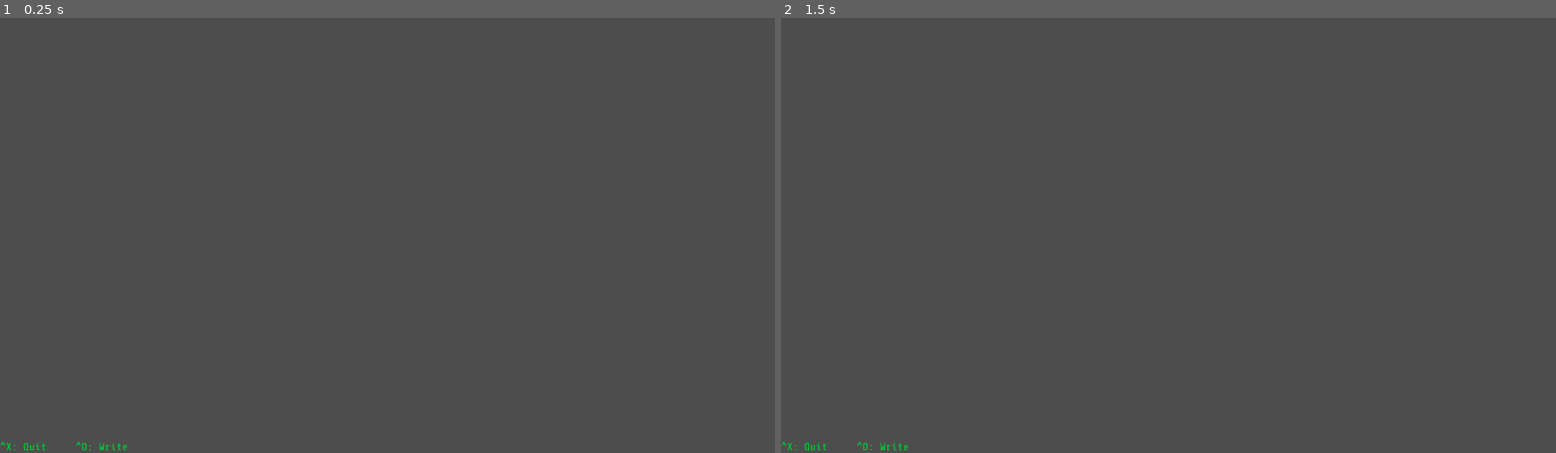
Above: before the commit, frames 1-2 (left to right).
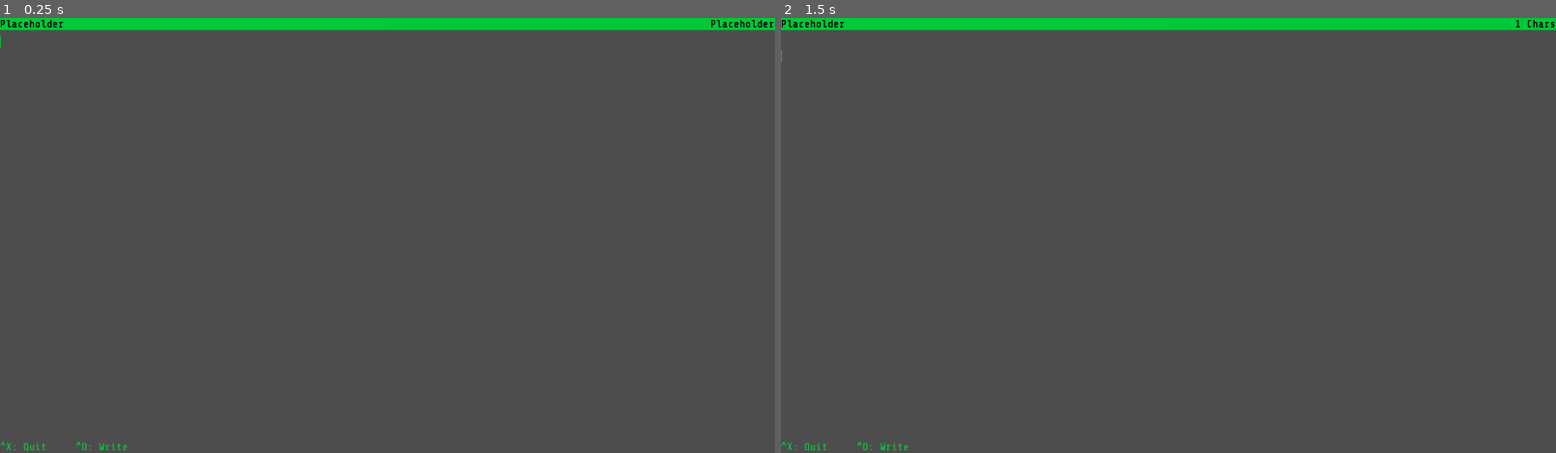
Above: after the commit, the same moments.

Repository: AlejandroCiuba/Terminal-Game
Game: Godot game, scene res://nano.tscn
Same seed, same stepped clock (60 frames per second), same inputs: the game is played once before the commit and once after it. This scene is started directly instead of the project's main scene.
Inputs:
- Up to frame 1 (0.25 s): no input
- Up to frame 2 (1.5 s): tap Enter (new_line) at 0.5, 0.6 s; hold Ctrl 0.53-1.28 s; tap Space at 1.25 s; tap Ctrl at 1.35 s

The runs differ from the first frame. In frame 1, 2.9% of the frame differs, in the area x 0-100%, y 0-7%; in frame 2, 2.9%.
Error before the commit: Invalid access to property or key 'contents' on a base object of type 'Nil'. (res://nano.gd:7)
Error after the commit: Invalid access to property or key 'itemname' on a base object of type 'Nil'. (res://nano.gd:8)

Commit message:
Updated to enforce permissiosn

Diff:
--- a/directory.gd
+++ b/directory.gd
@@ -58,6 +58,7 @@
 var files: FileAccess = FileAccess.open("res://files.json", FileAccess.READ)
 var folders: FileAccess = FileAccess.open("res://folders.json", FileAccess.READ)
 var current: Folder
+var failure: DirectoryItem = DirectoryItem.new("NO ACCESS", null, 2, "")  # Returned if the operation is incomplete due to permissions
 
 func create_directory():
 
@@ -86,13 +87,15 @@
 		table[f["parent"]].contents.append(f["name"])
 
 
-func create_folder(path: PackedStringArray, permission: Permission) -> Folder:
+func create_folder(path: PackedStringArray, permission: Permission) -> DirectoryItem:
 
 	var parent: DirectoryItem = valid_path(path.slice(0, -1))
 	var dirname: String = path[-1]
 
 	if parent == null or parent is not Folder:
 		return null
+	if parent.permission != Permission.WRITE:
+		return failure
 	if dirname in parent.contents:
 		return null
 
@@ -101,13 +104,15 @@
 	return table[dirname]
 
 
-func create_file(path: PackedStringArray, permission: Permission) -> File:
+func create_file(path: PackedStringArray, permission: Permission) -> DirectoryItem:
 
 	var parent: DirectoryItem = valid_path(path.slice(0, -1))
 	var filename: String = path[-1]
 
 	if parent == null or parent is not Folder:
 		return null
+	if parent.permission != Permission.WRITE:
+		return failure
 	if filename in parent.contents:
 		return null
 
@@ -116,7 +121,7 @@
 	return table[filename]
 
 
-func valid_path(path: PackedStringArray) -> DirectoryItem:
+func path_exists(path: PackedStringArray) -> bool:
 
 	var start: DirectoryItem = current
 	for folder in path:
@@ -127,7 +132,7 @@
 				if start.parent != "ROOT":
 					start = table[start.parent]
 				else:
-					return null
+					return false
 			var name:
 				if name in start.contents:
 					if table[name] is Folder:
@@ -136,35 +141,86 @@
 						if path[-1] == name:  # Final elemnt in the path can be a file
 							start = table[name]
 				else:
+					return false
+
+	return true
+
+
+func valid_path(path: PackedStringArray) -> DirectoryItem:
+
+	var start: DirectoryItem = current
+	var path_pos: int = 0
+
+	for folder in path:
+		match folder:
+			".":
+				start = start
+			"..":
+				if start.parent != "ROOT":
+					start = table[start.parent]
+				else:
 					return null
+			var name:
+				if name in start.contents:
+
+					if table[name].permission == Permission.NO_ACCESS:
+						return failure
+
+					if table[name] is Folder:
+						start = table[name]
+					elif table[name] is File:
+						if path[-1] == name and path_pos == len(path) - 1:  # Final elemnt in the path can be a file
+							start = table[name]
+				else:
+					return null
+
+		path_pos += 1
 
 	return start
 
 
-func change_dir(path: PackedStringArray) -> bool:
+func change_dir(path: PackedStringArray) -> int:
 
 	var end = valid_path(path)
 	if end != null and end is not File:
+		if end.itemname == "NO ACCESS":
+			return 2
+
 		current = end
-		return true
+		return 1
+
 	else:
-		return false
-	#var base = current  # In case we need to stay where we were
+		return 0
+
+
+func change_permission(path: PackedStringArray, permission: Permission) -> DirectoryItem:
+	return null
+	#var start: DirectoryItem = current
+	#var path_pos: int = 0
+#
 	#for folder in path:
 		#match folder:
 			#".":
-				#current = current
+				#start = start
 			#"..":
-				#if current.parent != null:
-					#current = current.parent
+				#if start.parent != "ROOT":
+					#start = table[start.parent]
 				#else:
-					#current = base
-					#return false
+					#return null
 			#var name:
-				#if name in current.contents.keys():
-					#current = current.contents[name]
+				#if name in start.contents:
+#
+					#if table[name].permission == Permission.NO_ACCESS:
+						#return failure
+#
+					#if table[name] is Folder:
+						#start = table[name]
+					#elif table[name] is File:
+						#if path[-1] == name:  # Final elemnt in the path can be a file
+							#start = table[name]
 				#else:
-					#current = base
-					#return false
-#
-	#return true
+					#return failure
+#
+		#path_pos += 1
+#
+	#return start
--- a/nano.gd
+++ b/nano.gd
@@ -4,10 +4,19 @@
 
 
 func _ready() -> void:
+
+	%Filename.text = file.itemname
+	%FileInfo.text = "%d Chars" % len(%Editor.text)
 	%Editor.text = file.contents
+	entered.emit()
 
 
 func _process(delta: float) -> void:
+
+	if Input.is_key_pressed(KEY_CTRL):
+		%Editor.release_focus()
+	elif not Input.is_key_pressed(KEY_CTRL):
+		%Editor.grab_focus()
 
 	if Input.is_action_just_pressed("quit"):
 		exited.emit()
@@ -15,3 +24,7 @@
 
 	elif Input.is_action_just_pressed("write_out"):
 		file.contents = %Editor.text
+
+
+func _on_editor_text_changed() -> void:
+	%FileInfo.text = "%d Chars" % len(%Editor.text)
--- a/nano.tscn
+++ b/nano.tscn
@@ -1,9 +1,15 @@
-[gd_scene load_steps=3 format=3 uid="uid://d3jiypepxyk5v"]
+[gd_scene load_steps=5 format=3 uid="uid://d3jiypepxyk5v"]
 
 [ext_resource type="Theme" uid="uid://dgly0ah5t47l8" path="res://terminal.tres" id="1_7on1g"]
 [ext_resource type="Script" uid="uid://btbnpvimck51u" path="res://nano.gd" id="1_th0jo"]
 
-[node name="nano" type="HBoxContainer"]
+[sub_resource type="StyleBoxFlat" id="StyleBoxFlat_th0jo"]
+bg_color = Color(0, 0.79237, 0.219333, 1)
+
+[sub_resource type="StyleBoxFlat" id="StyleBoxFlat_macq2"]
+bg_color = Color(0, 0.788464, 0.219333, 1)
+
+[node name="Nano" type="HBoxContainer"]
 anchors_preset = 15
 anchor_right = 1.0
 anchor_bottom = 1.0
@@ -17,6 +23,29 @@
 layout_mode = 2
 size_flags_horizontal = 3
 
+[node name="Header" type="HBoxContainer" parent="VBoxContainer"]
+layout_mode = 2
+theme_override_constants/separation = 0
+
+[node name="Filename" type="Label" parent="VBoxContainer/Header"]
+unique_name_in_owner = true
+layout_mode = 2
+size_flags_horizontal = 3
+theme = ExtResource("1_7on1g")
+theme_override_colors/font_color = Color(0, 0, 0, 1)
+theme_override_styles/normal = SubResource("StyleBoxFlat_th0jo")
+text = "Placeholder"
+
+[node name="FileInfo" type="Label" parent="VBoxContainer/Header"]
+unique_name_in_owner = true
+layout_mode = 2
+size_flags_horizontal = 3
+theme = ExtResource("1_7on1g")
+theme_override_colors/font_color = Color(0, 0, 0, 1)
+theme_override_styles/normal = SubResource("StyleBoxFlat_macq2")
+text = "Placeholder"
+horizontal_alignment = 2
+
 [node name="Editor" type="TextEdit" parent="VBoxContainer"]
 unique_name_in_owner = true
 layout_mode = 2
@@ -24,16 +53,18 @@
 size_flags_vertical = 3
 theme = ExtResource("1_7on1g")
 
-[node name="HBoxContainer" type="HBoxContainer" parent="VBoxContainer"]
+[node name="Footer" type="HBoxContainer" parent="VBoxContainer"]
 layout_mode = 2
 
-[node name="Controls" type="Label" parent="VBoxContainer/HBoxContainer"]
+[node name="Controls" type="Label" parent="VBoxContainer/Footer"]
 layout_mode = 2
 theme = ExtResource("1_7on1g")
 text = "^X: Quit     ^O: Write     "
 
-[node name="Suboptions" type="LineEdit" parent="VBoxContainer/HBoxContainer"]
+[node name="Suboptions" type="LineEdit" parent="VBoxContainer/Footer"]
 layout_mode = 2
 size_flags_horizontal = 3
 theme = ExtResource("1_7on1g")
 editable = false
+
+[connection signal="text_changed" from="VBoxContainer/Editor" to="." method="_on_editor_text_changed"]
--- a/terminal.gd
+++ b/terminal.gd
@@ -91,18 +91,35 @@
 			touch(args)
 		["nano", var file]:
 			nano(file)
+		["chmod", var file, var perms]:
+			chmod(file, perms)
 		["clear"]:
 			clear()
 
 
+func clear():
+
+	curr = null
+	for child in %Lines.get_children():
+		child.free()
+
+
+func chmod(file: String, perms: int):
+	pass
+
 func nano(file: String):
 
 	# Fetch the directory item
 	var node: Directory.DirectoryItem = fetch_item(file)
 
 	if node == null:
-		error()
-		return
+
+		touch(file)
+		node = fetch_item(file)
+
+		if node == null:
+			writeline("File could not be created.")
+			return
 
 	elif node is Directory.Folder:
 		writeline(node.itemname + " is a Directory")
@@ -118,19 +135,20 @@
 	_on_enter_program()
 
 
-func clear():
-
-	curr = null
-	for child in %Lines.get_children():
-		child.free()
-
-
 func touch(args: String):
-	Directory.create_file(args.split("/"), Directory.Permission.WRITE)
+	var file: Directory.DirectoryItem = Directory.create_file(args.split("/"), Directory.Permission.WRITE)
+	if file == null:
+		writeline("Operation Failed.")
+	elif file.itemname == "NO ACCESS":
+		writeline("No permission to make file at location")
 
 
 func mkdir(args: String):
-	Directory.create_folder(args.split("/"), Directory.Permission.WRITE)
+	var file: Directory.DirectoryItem = Directory.create_folder(args.split("/"), Directory.Permission.WRITE)
+	if file == null:
+		writeline("Operation Failed.")
+	elif file.itemname == "NO ACCESS":
+		writeline("No permission to make Directory at location")
 
 
 func echo(text: Array):
@@ -147,7 +165,11 @@
 		error()
 		return
 
-	elif node is Directory.Folder:
+	if node.itemname == "NO ACCESS":
+		writeline("No permission to view file contents")
+		return
+
+	if node is Directory.Folder:
 		writeline(node.itemname + " is a Directory")
 		return
 
@@ -160,10 +182,12 @@
 
 func cd(dirpath: String):
 
-	var success: bool = Directory.change_dir(dirpath.split("/"))
-
-	if not success:
+	var success: int = Directory.change_dir(dirpath.split("/"))
+
+	if success == 0:
 		writeline("No such Directory")
+	elif success == 2:
+		writeline("No permission to enter Directory")
 
 	else:
 		var trace: PackedStringArray = Directory.current.trace()
@@ -180,7 +204,11 @@
 		error()
 		return
 
-	elif node is Directory.File:
+	if node.itemname == "NO ACCESS":
+		writeline("No permission to view contents")
+		return
+
+	if node is Directory.File:
 		writeline(node.itemname)
 		return
 
